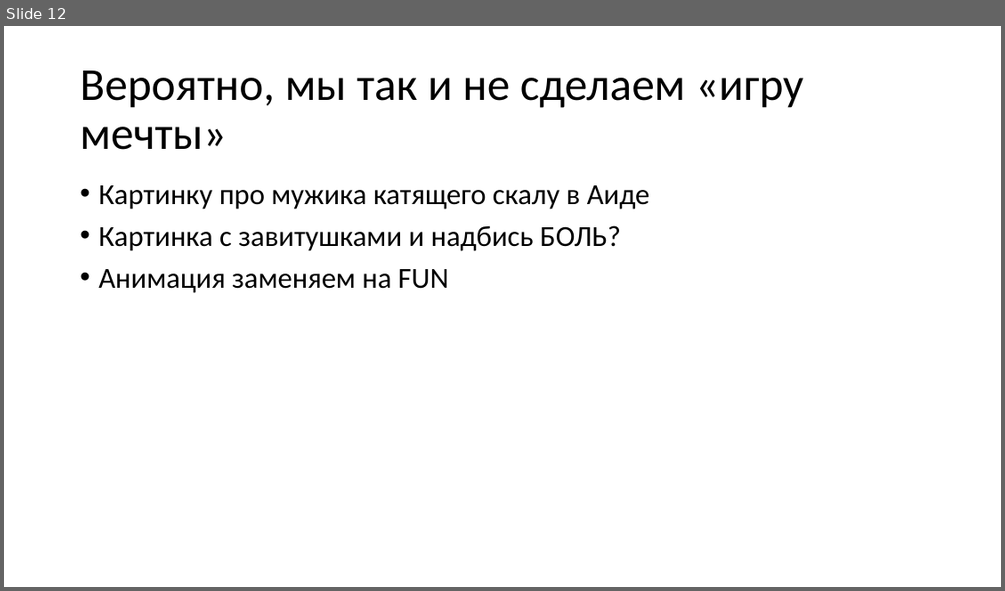
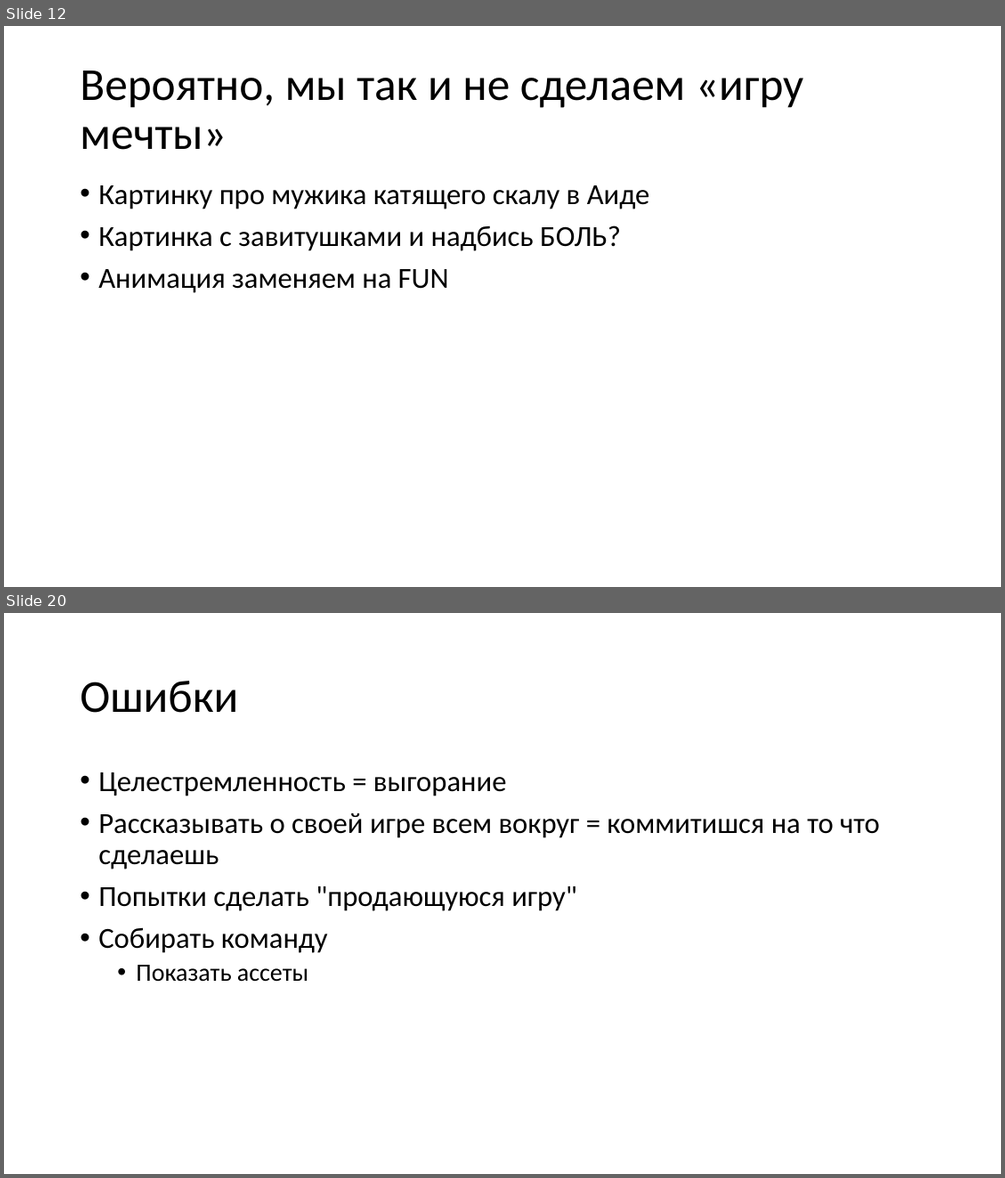
Before and after one commit to kugushev/presentations, a slide deck: 2020_GameDev-As-Hobby/Presentation.pptx. Shown one above the other, each under a label of ours: slide 12 before the commit, slides 12 and 20 after it; the slides between them are not shown. The pictures are 1005x591 and 1005x1178 pixels, drawn with LibreOffice and Linux fonts; fonts in the diff are those of the drawing. Boxes give left, top, right and bottom in pixels: in the first picture for what was removed or moved away, otherwise in the second. Text is boxed around its words. In the diff, an @@ line names an element or a change of style, - is before the commit and + after.

```diff
--- a/2020_GameDev-As-Hobby/Presentation.pptx
+++ b/2020_GameDev-As-Hobby/Presentation.pptx
@@ slide 20 added at bbox=[4, 613, 1001, 1174], background #FFFFFF @@
@@ title added at bbox=[80, 681, 238, 713], 44 pt, text #000000 @@
+Ошибки
@@ text added at bbox=[98, 772, 880, 981], 28 pt, text #000000 @@
+• Целестремленность = выгорание
+• Рассказывать о своей игре всем вокруг = коммитишся на то что сделаешь
+• Попытки сделать "продающуюся игру"
+• Собирать команду
+  • Показать ассеты
```
Also in this commit, not shown: 1 slide changed, 7 other slides added.
